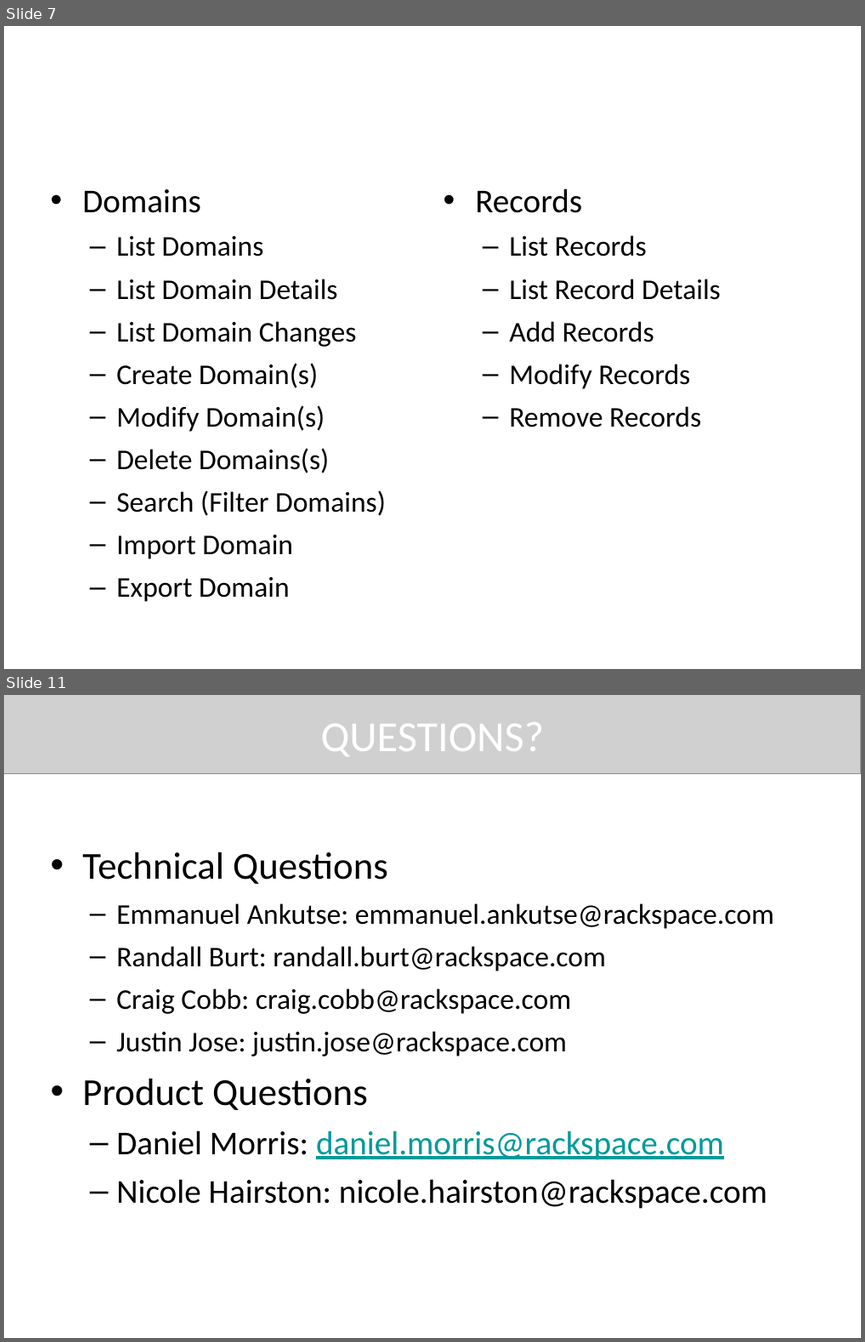
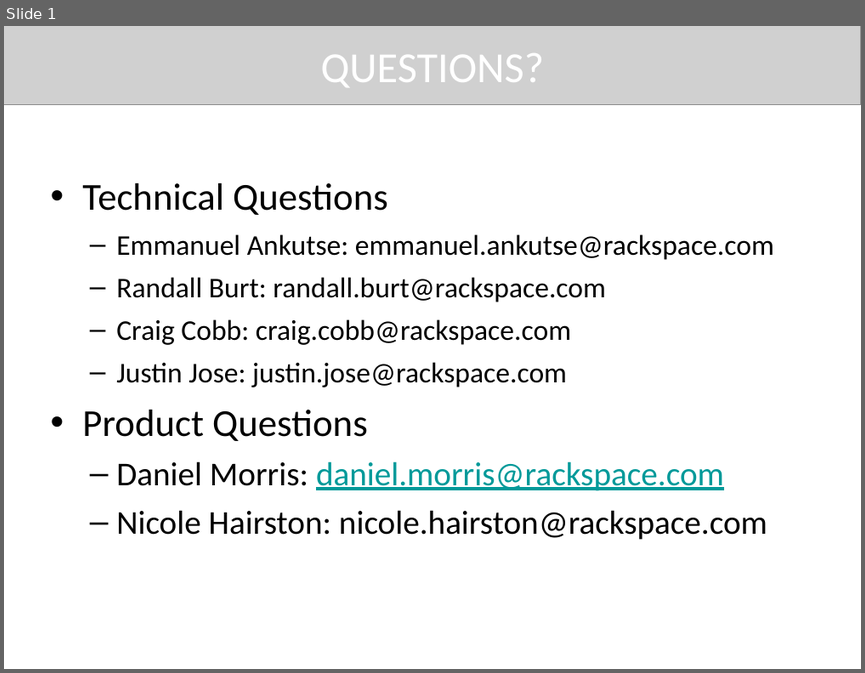
Before and after one commit to rackerlabs/docs-cloud-dns, a slide deck: techtalk/CloudDNS-TechTalk-8-References.pptx. Shown one above the other, each under a label of ours: slides 7 and 11 before the commit, slide 1 after it; the slides between them are not shown. The pictures are 865x1342 and 865x673 pixels, drawn with LibreOffice and Linux fonts; fonts in the diff are those of the drawing; grey boxes stand for pictures; background and template pictures are left out. Boxes give left, top, right and bottom in pixels: in the first picture for what was removed or moved away, otherwise in the second. Text is boxed around its words. In the diff, an @@ line names an element or a change of style, - is before the commit and + after.

```diff
--- a/techtalk/CloudDNS-TechTalk-8-References.pptx
+++ b/techtalk/CloudDNS-TechTalk-8-References.pptx
@@ slide 7 removed at (4, 26, 861, 669), background #FFFFFF @@
@@ title removed at (46, 26, 818, 133) @@
-AVAILABLE API OPERATIONS
@@ text removed at (82, 189, 386, 601) @@
-• Domains
-  – List Domains
-  – List Domain Details
-  – List Domain Changes
-  – Create Domain(s)
-  – Modify Domain(s)
-  – Delete Domains(s)
-  – Search (Filter Domains)
-  – Import Domain
-  – Export Domain
@@ text removed at (475, 188, 721, 427) @@
-• Records
-  – List Records
-  – List Record Details
-  – Add Records
-  – Modify Records
-  – Remove Records
@@ page number removed at (834, 633, 860, 660) @@
-7
@@ what was slide 11 is now slide 1 @@
```
Also in this commit, not shown: 1 slide changed, 9 other slides removed.
